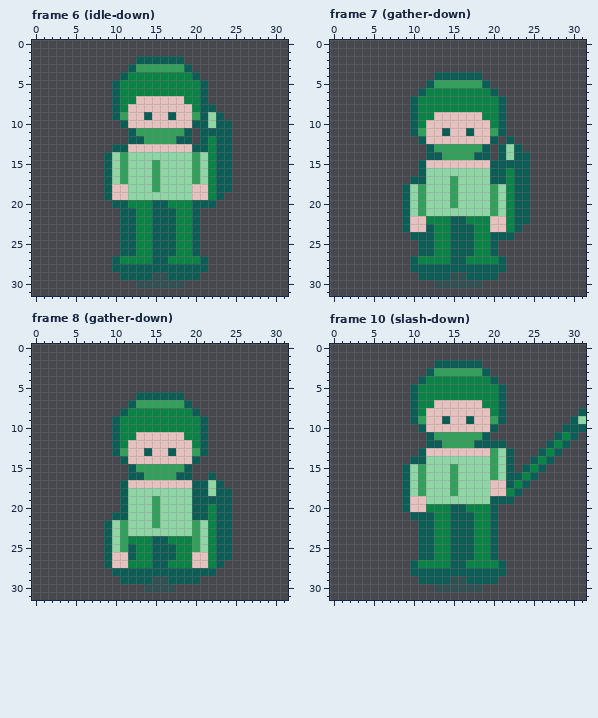
Edited in one commit: pixel-art file (assets/aseprite/actor_hero_spear.aseprite). The first picture shows the starting point.
32x32 pixels, 52 frames. Shown: frame 6 (idle-down), frame 7 (gather-down), frame 8 (gather-down), frame 10 (slash-down). The commit also changed other frames, which this record leaves out.
Now the later version:
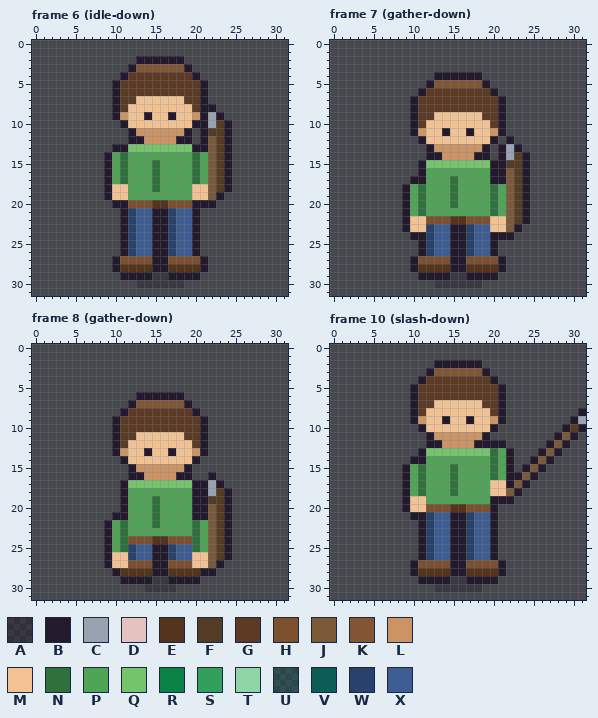
Palette (. is transparent): A #241a2e5a  B #241a2e  C #99a2b0  D #e5c2c0  E #55341d  F #553d25  G #5c3a24  H #7d512f  J #7a5a38  K #825535  L #cc9464  M #f2c292  N #2f713c  P #4fa555  Q #74c46b  R #0c8346  S #329f5b  T #8fd5a6  U #0d5d565a  V #0d5d56  W #28416d  X #3d5d94
The exact change:
--- frame 6 (idle-down), layers "actor", "shadow"
@@ x 7..26 @@
  1 ....................
- 2 ......VVVVVV........
- 3 .....VSSSSSSV.......
- 4 ....VRRRRRRRRV......
- 5 ...VRRRRRRRRRRV.....
- 6 ...VRRRRRRRRRRV.....
- 7 ...VRRDDDDDDRRV.....
- 8 ...VRDDDDDDDDRVV....
- 9 ...VSDDVDDVDDSVTV...
-10 ....VDDDDDDDDVVTVV..
-11 .....VSSSSSSV.VVVV..
-12 .....VVSSSSVV.VRVV..
-13 ...VVDDDDDDDDVVRVV..
-14 ..VTSTTTTTTTTSTRVV..
-15 ..VTSTTTSTTTTSTRVV..
-16 ..VTSTTTSTTTTSTRVV..
-17 ..VTSTTTSTTTTSTRVV..
-18 ..VDDTTTSTTTTDDRVV..
-19 ..VDDTTTTTTTTDDRV...
-20 ...VVRRRVVRRRVVV....
-21 ....VVRRVVVRRV......
-22 ....VVRRVVVRRV......
-23 ....VVRRVVVRRV......
-24 ....VVRRVVVRRV......
-25 ....VVRRVVVRRV......
-26 ....VVRRVVVRRV......
-27 ...VRRRRVVRRRRV.....
-28 ...VVVVVVVVVVVV.....
-29 ....VVVVUUVVVV......
-30 ......UUUUUU........
+ 2 ......BBBBBB........
+ 3 .....BKKKKKKB.......
+ 4 ....BGGGGGGGGB......
+ 5 ...BGGGGGGGGGGB.....
+ 6 ...BGGGGGGGGGGB.....
+ 7 ...BGGMMMMMMGGB.....
+ 8 ...BGMMMMMMMMGBB....
+ 9 ...BLMMBMMBMMLBCB...
+10 ....BMMMMMMMMBBCFB..
+11 .....BLLLLLLB.BFFB..
+12 .....BBLLLLBB.BJFB..
+13 ...BBQQQQQQQQBBJFB..
+14 ..BPNPPPPPPPPNPJFB..
+15 ..BPNPPPNPPPPNPJFB..
+16 ..BPNPPPNPPPPNPJFB..
+17 ..BPNPPPNPPPPNPJFB..
+18 ..BMMPPPNPPPPMMJFB..
+19 ..BMMPPPPPPPPMMJB...
+20 ...BBHHHEEHHHBBB....
+21 ....BWXXBBWXXB......
+22 ....BWXXBBWXXB......
+23 ....BWXXBBWXXB......
+24 ....BWXXBBWXXB......
+25 ....BWXXBBWXXB......
+26 ....BWXXBBWXXB......
+27 ...BHHHHBBHHHHB.....
+28 ...BEEEEBBEEEEB.....
+29 ....BBBBAABBBB......
+30 ......AAAAAA........
 31 ....................
--- frame 7 (gather-down), layers "actor", "shadow"
@@ x 7..26 @@
  3 ....................
- 4 ......VVVVVV........
- 5 .....VSSSSSSV.......
- 6 ....VRRRRRRRRV......
- 7 ...VRRRRRRRRRRV.....
- 8 ...VRRRRRRRRRRV.....
- 9 ...VRRDDDDDDRRV.....
-10 ...VRDDDDDDDDRV.....
-11 ...VSDDVDDVDDSV.....
-12 ....VDDDDDDDDV.V....
-13 .....VSSSSSSV.VTV...
-14 .....VVSSSSVV.VTVV..
-15 ....VDDDDDDDDVVVVV..
-16 ....VTTTTTTTTVVRVV..
-17 ...VVTTTSTTTTVVRVV..
-18 ..VTSTTTSTTTTSTRVV..
-19 ..VTSTTTSTTTTSTRVV..
-20 ..VTSTTTSTTTTSTRVV..
-21 ..VTSTTTTTTTTSTRVV..
-22 ..VDDRRRVVRRRDDRVV..
-23 ..VDDVRRVVVRRDDRV...
-24 ...VVVRRVVVRRVVV....
-25 ....VVRRVVVRRV......
-26 ....VVRRVVVRRV......
-27 ...VRRRRVVRRRRV.....
-28 ...VVVVVVVVVVVV.....
-29 ....VVVVUUVVVV......
-30 ......UUUUUU........
+ 4 ......BBBBBB........
+ 5 .....BKKKKKKB.......
+ 6 ....BGGGGGGGGB......
+ 7 ...BGGGGGGGGGGB.....
+ 8 ...BGGGGGGGGGGB.....
+ 9 ...BGGMMMMMMGGB.....
+10 ...BGMMMMMMMMGB.....
+11 ...BLMMBMMBMMLB.....
+12 ....BMMMMMMMMB.B....
+13 .....BLLLLLLB.BCB...
+14 .....BBLLLLBB.BCFB..
+15 ....BQQQQQQQQBBFFB..
+16 ....BPPPPPPPPBBJFB..
+17 ...BBPPPNPPPPBBJFB..
+18 ..BPNPPPNPPPPNPJFB..
+19 ..BPNPPPNPPPPNPJFB..
+20 ..BPNPPPNPPPPNPJFB..
+21 ..BPNPPPPPPPPNPJFB..
+22 ..BMMHHHEEHHHMMJFB..
+23 ..BMMWXXBBWXXMMJB...
+24 ...BBWXXBBWXXBBB....
+25 ....BWXXBBWXXB......
+26 ....BWXXBBWXXB......
+27 ...BHHHHBBHHHHB.....
+28 ...BEEEEBBEEEEB.....
+29 ....BBBBAABBBB......
+30 ......AAAAAA........
 31 ....................
--- frame 8 (gather-down), layers "actor", "shadow"
@@ x 7..26 @@
  5 ....................
- 6 ......VVVVVV........
- 7 .....VSSSSSSV.......
- 8 ....VRRRRRRRRV......
- 9 ...VRRRRRRRRRRV.....
-10 ...VRRRRRRRRRRV.....
-11 ...VRRDDDDDDRRV.....
-12 ...VRDDDDDDDDRV.....
-13 ...VSDDVDDVDDSV.....
-14 ....VDDDDDDDDV......
-15 .....VSSSSSSV.......
-16 .....VVSSSSVV..V....
-17 ....VDDDDDDDDVVTV...
-18 ....VTTTTTTTTVVTVV..
-19 ....VTTTSTTTTVVVVV..
-20 ....VTTTSTTTTVVRVV..
-21 ...VVTTTSTTTTVVRVV..
-22 ..VTSTTTSTTTTSTRVV..
-23 ..VTSTTTTTTTTSTRVV..
-24 ..VTSRRRVVRRRSTRVV..
-25 ..VTSVRRVVVRRSTRVV..
-26 ..VDDVRRVVVRRDDRVV..
-27 ..VDDRRRVVRRRDDRV...
-28 ...VVVVVVVVVVVVV....
-29 ....VVVVUUVVVV......
-30 .......UUUU.........
+ 6 ......BBBBBB........
+ 7 .....BKKKKKKB.......
+ 8 ....BGGGGGGGGB......
+ 9 ...BGGGGGGGGGGB.....
+10 ...BGGGGGGGGGGB.....
+11 ...BGGMMMMMMGGB.....
+12 ...BGMMMMMMMMGB.....
+13 ...BLMMBMMBMMLB.....
+14 ....BMMMMMMMMB......
+15 .....BLLLLLLB.......
+16 .....BBLLLLBB..B....
+17 ....BQQQQQQQQBBCB...
+18 ....BPPPPPPPPBBCFB..
+19 ....BPPPNPPPPBBFFB..
+20 ....BPPPNPPPPBBJFB..
+21 ...BBPPPNPPPPBBJFB..
+22 ..BPNPPPNPPPPNPJFB..
+23 ..BPNPPPPPPPPNPJFB..
+24 ..BPNHHHEEHHHNPJFB..
+25 ..BPNWXXBBWXXNPJFB..
+26 ..BMMWXXBBWXXMMJFB..
+27 ..BMMHHHBBHHHMMJB...
+28 ...BEEEEBBEEEEBB....
+29 ....BBBBAABBBB......
+30 .......AAAA.........
 31 ....................
--- frame 10 (slash-down), layers "actor", "shadow"
@@ x 0..31 @@
  1 ................................
- 2 .............VVVVVV.............
- 3 ............VSSSSSSV............
- 4 ...........VRRRRRRRRV...........
- 5 ..........VRRRRRRRRRRV..........
- 6 ..........VRRRRRRRRRRV..........
- 7 ..........VRRDDDDDDRRV..........
- 8 ..........VRDDDDDDDDRV.........V
- 9 ..........VSDDVDDVDDSV........VT
-10 ...........VDDDDDDDDV........VVV
-11 ............VSSSSSSV........VRV.
-12 ............VVSSSSVVVV.....VRV..
-13 ...........VDDDDDDDDSTV...VRV...
-14 ..........VVTTTTTTTTSTV..VRV....
-15 .........VTSTTTSTTTTSTV.VRV.....
-16 .........VTSTTTSTTTTSTVVRV......
-17 .........VTSTTTSTTTTDDVRV.......
-18 .........VTSTTTSTTTTDDRV........
-19 .........VDDTTTTTTTTVVV.........
-20 .........VDDRRRVVRRRV...........
-21 ..........VVVRRVVVRRV...........
-22 ...........VVRRVVVRRV...........
-23 ...........VVRRVVVRRV...........
-24 ...........VVRRVVVRRV...........
-25 ...........VVRRVVVRRV...........
-26 ...........VVRRVVVRRV...........
-27 ..........VRRRRVVRRRRV..........
-28 ..........VVVVVVVVVVVV..........
-29 ...........VVVVUUVVVV...........
-30 .............UUUUUU.............
+ 2 .............BBBBBB.............
+ 3 ............BKKKKKKB............
+ 4 ...........BGGGGGGGGB...........
+ 5 ..........BGGGGGGGGGGB..........
+ 6 ..........BGGGGGGGGGGB..........
+ 7 ..........BGGMMMMMMGGB..........
+ 8 ..........BGMMMMMMMMGB.........B
+ 9 ..........BLMMBMMBMMLB........BC
+10 ...........BMMMMMMMMB........BFB
+11 ............BLLLLLLB........BJB.
+12 ............BBLLLLBBBB.....BJB..
+13 ...........BQQQQQQQQNPB...BJB...
+14 ..........BBPPPPPPPPNPB..BJB....
+15 .........BPNPPPNPPPPNPB.BJB.....
+16 .........BPNPPPNPPPPNPBBJB......
+17 .........BPNPPPNPPPPMMBJB.......
+18 .........BPNPPPNPPPPMMJB........
+19 .........BMMPPPPPPPPBBB.........
+20 .........BMMHHHEEHHHB...........
+21 ..........BBWXXBBWXXB...........
+22 ...........BWXXBBWXXB...........
+23 ...........BWXXBBWXXB...........
+24 ...........BWXXBBWXXB...........
+25 ...........BWXXBBWXXB...........
+26 ...........BWXXBBWXXB...........
+27 ..........BHHHHBBHHHHB..........
+28 ..........BEEEEBBEEEEB..........
+29 ...........BBBBAABBBB...........
+30 .............AAAAAA.............
 31 ................................
